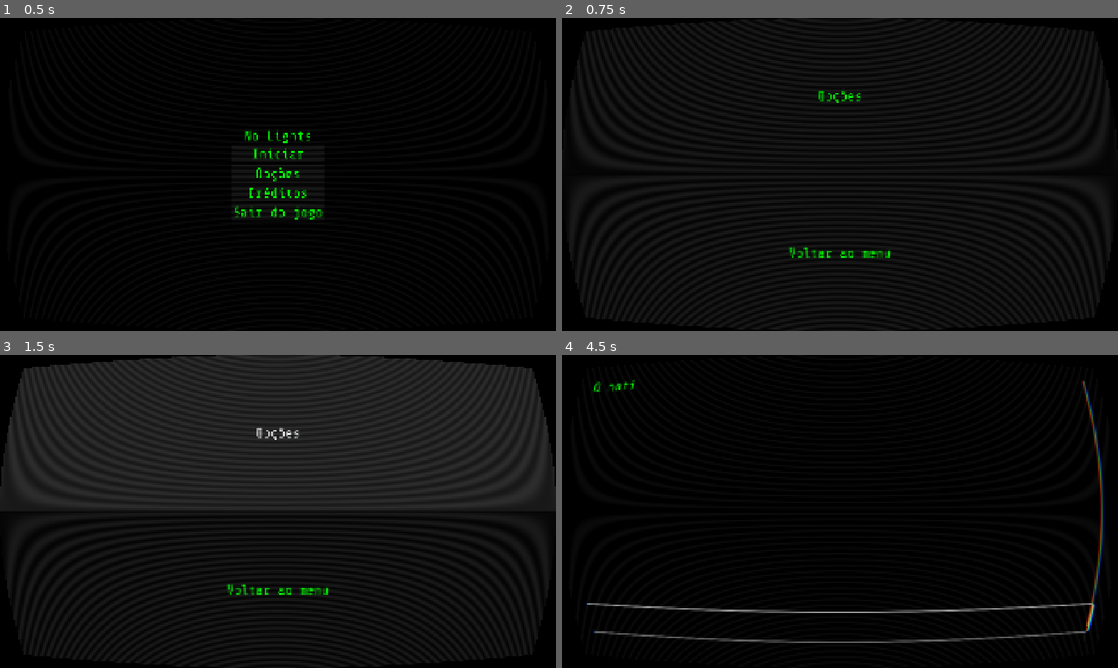
Above: before the commit, frames 1-4 (two rows, left to right).
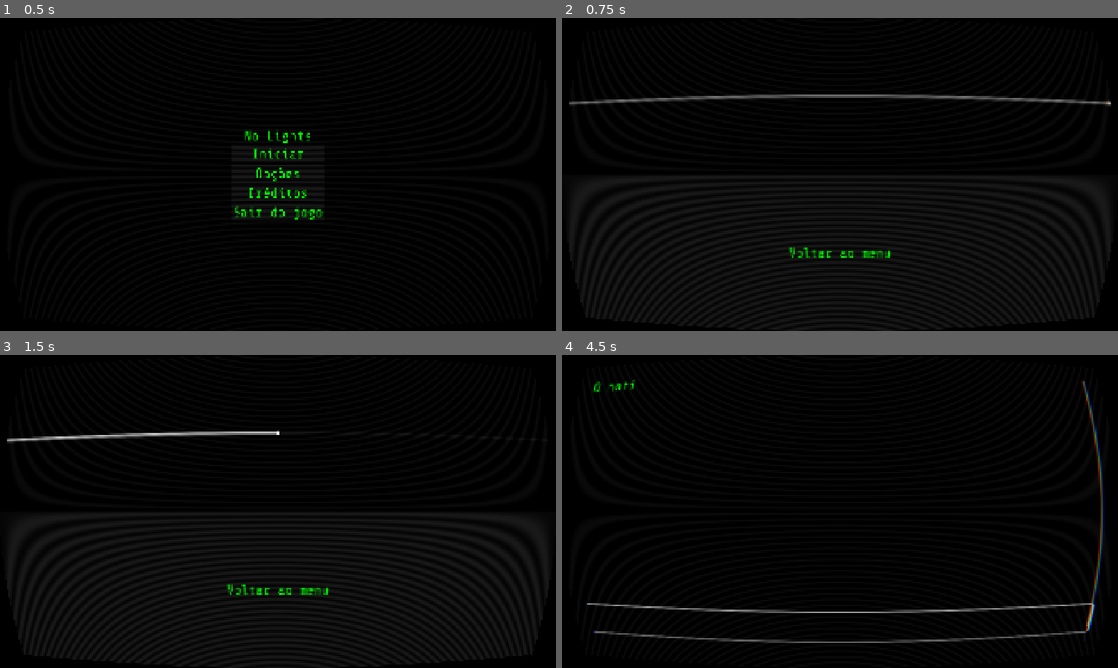
Above: after the commit, the same moments.

Repository: brenoASantana/no-lights
Game: Godot game, scene res://scenes/main_menu/main_menu.tscn
The game is run twice, just before and just after one commit, with the same random seed, the same clock (stepped at 60 frames per second) and the same inputs.
Inputs (mouse positions are in pixels of both pictures, inside the frame that each line leads up to):
- Up to frame 1 (0.5 s): no input
- Up to frame 2 (0.75 s): click "Opções" at 0.5 s
- Up to frame 3 (1.5 s): click (278, 433) at 1.25 s, where only the run before the commit has a clickable "Opções"
- Up to frame 4 (4.5 s): click (840, 433) at 2 s, where only the run before the commit has a clickable "Opções"; click (840, 433) at 2.75 s, where only the run before the commit has a clickable "Opções"; click "Voltar ao menu" at 3.5 s; click "Iniciar" at 4.25 s

Frame 1 is identical in both runs. In frame 2, 1.1% of the frame differs, in the area x 1-99%, y 22-29%; in frame 3, 42%, in the area x 0-100%, y 0-50%; in frame 4, nothing differs.

Commit message:
feat: adicionar controle de volume ao menu de opções

Diff:
--- a/scenes/options/options.gd
+++ b/scenes/options/options.gd
@@ -1,8 +1,16 @@
 extends Control
+
+@onready var volume_slider = $VBoxContainer/VolumeSlider # Ajuste para o caminho do seu nó
 
 # Called when the node enters the scene tree for the first time.
 func _ready() -> void:
-	pass # Replace with function body.
+	# SETUP INICIAL:
+	# Quando o jogador abre o menu, a barra precisa estar no lugar certo.
+	# Nós pegamos o DB atual do servidor, convertemos para Linear (0.0 a 1.0) e aplicamos na barra.
+	var master_bus_index = AudioServer.get_bus_index("Master")
+	var actual_db_volume = AudioServer.get_bus_volume_db(master_bus_index)
+
+	volume_slider.value = db_to_linear(actual_db_volume)
 
 
 # Called every frame. 'delta' is the elapsed time since the previous frame.
@@ -12,3 +20,13 @@
 
 func _on_back_button_pressed() -> void:
 	get_tree().change_scene_to_file("res://scenes/main_menu/main_menu.tscn")
+
+
+func _on_volume_slider_value_changed(value: float) -> void:
+	# AÇÃO REATIVA:
+	# O jogador arrastou a barra. Pegamos o valor Linear (0.0 a 1.0),
+	# convertemos matematicamente para Decibéis e mandamos pro servidor de áudio.
+	var master_bus_index = AudioServer.get_bus_index("Master")
+	var new_volume_db = linear_to_db(value)
+
+	AudioServer.set_bus_volume_db(master_bus_index, new_volume_db)
--- a/scenes/options/options.tscn
+++ b/scenes/options/options.tscn
@@ -20,13 +20,11 @@
 grow_horizontal = 2
 grow_vertical = 2
 
-[node name="OptionsButton" type="Button" parent="VBoxContainer" unique_id=973022316]
+[node name="VolumeSlider" type="HSlider" parent="VBoxContainer" unique_id=56620491]
 layout_mode = 2
 size_flags_vertical = 3
-theme_override_colors/font_color = Color(0, 1, 0, 1)
-theme_override_fonts/font = ExtResource("2_kmbin")
-theme_override_font_sizes/font_size = 48
-text = "Opções"
+max_value = 1.0
+step = 0.01
 
 [node name="BackButton" type="Button" parent="VBoxContainer" unique_id=2001880306]
 layout_mode = 2
@@ -36,4 +34,5 @@
 theme_override_font_sizes/font_size = 48
 text = "Voltar ao menu"
 
+[connection signal="value_changed" from="VBoxContainer/VolumeSlider" to="." method="_on_volume_slider_value_changed"]
 [connection signal="pressed" from="VBoxContainer/BackButton" to="." method="_on_back_button_pressed"]
--- a/scenes/terminal/terminalScreen.gd
+++ b/scenes/terminal/terminalScreen.gd
@@ -139,7 +139,7 @@
 
 
 func _on_line_edit_gui_input(event: InputEvent) -> void:
-	if event.is_action_pressed("ui_accept"):
+	if event.is_action_pressed("ui_text_submit"):
 		$LineEdit.accept_event()
 		var command_typed = $LineEdit.text
 		$LineEdit.clear()
